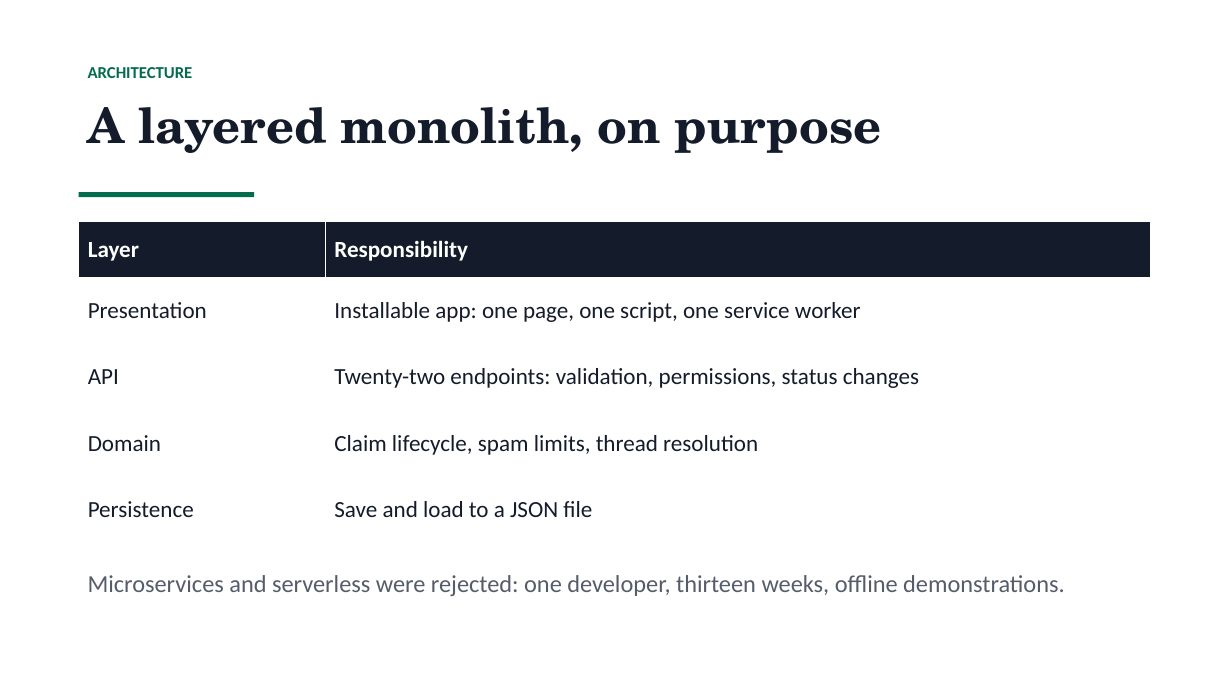
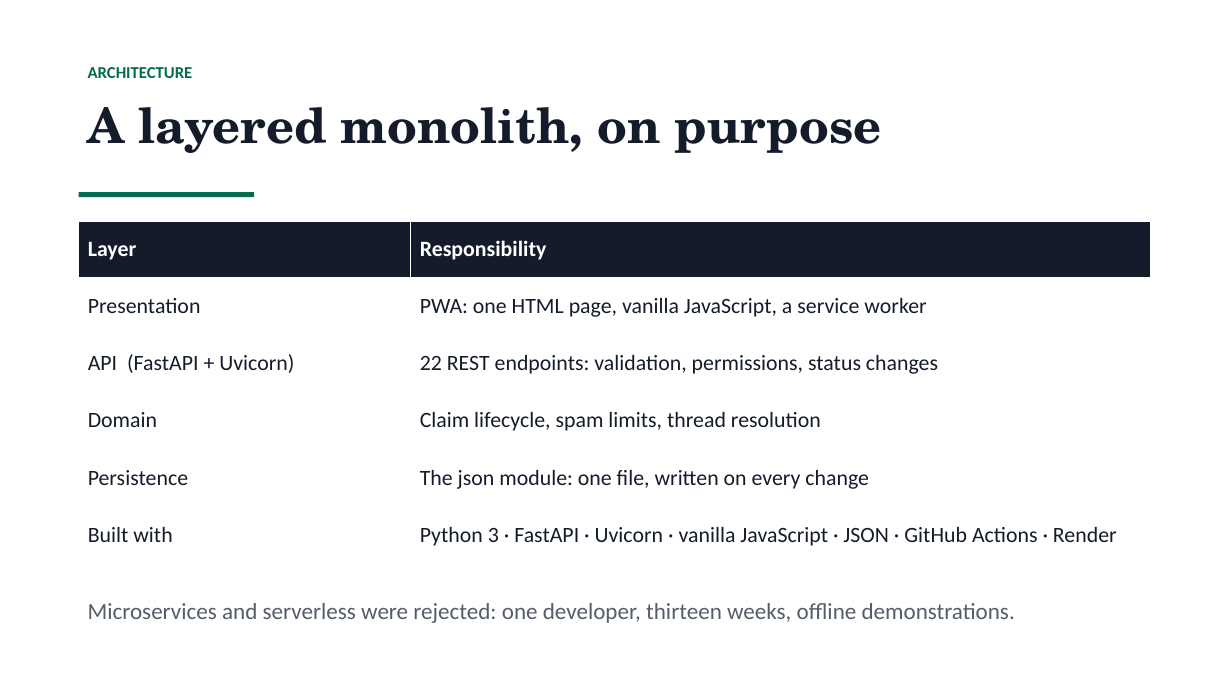
Before and after one commit to 1mathew2/afit-lost-and-found, a slide deck: slide 13 of AFIT_SP014_Presentation_FINAL.pptx. Drawn at 1232x693 pixels with LibreOffice and Linux fonts; fonts in the diff are those of the drawing. Boxes give left, top, right and bottom in pixels: in the first picture for what was removed or moved away, otherwise in the second. Text is boxed around its words. In the diff, an @@ line names an element or a change of style, - is before the commit and + after.

Commit message:
slides: name the technology stack (FastAPI, Uvicorn, PWA, Render) on architecture slide and sequence diagram

```diff
--- a/AFIT_SP014_Presentation_FINAL.pptx
+++ b/AFIT_SP014_Presentation_FINAL.pptx
@@ table at <box>79,222,1151,564</box> @@
-row 2, column 2: Installable app: one page, one script, one service worker
+row 2, column 2: PWA: one HTML page, vanilla JavaScript, a service worker
-row 3, column 1: API
+row 3, column 1: API (FastAPI + Uvicorn)
-row 3, column 2: Twenty-two endpoints: validation, permissions, status changes
+row 3, column 2: 22 REST endpoints: validation, permissions, status changes
-row 5: Persistence | Save and load to a JSON file
+row 5: Persistence | The json module: one file, written on every change
+row 6: Built with | Python 3 · FastAPI · Uvicorn · vanilla JavaScript · JSON · GitHub Actions · Render
@@ text "Microservices and serverless were rejected: ...": place and size @@
-text "Microservices and serverless were rejected: ..." at <box>88,575,1065,596</box>
+text "Microservices and serverless were rejected: ..." at <box>88,603,1015,623</box>
@@ text "Microservices and serverless were rejected: ..." at <box>88,603,1015,623</box>: size 19 to 18 pt @@
```
Also in this commit, not shown: 1 other slide changed, 1 other file.
